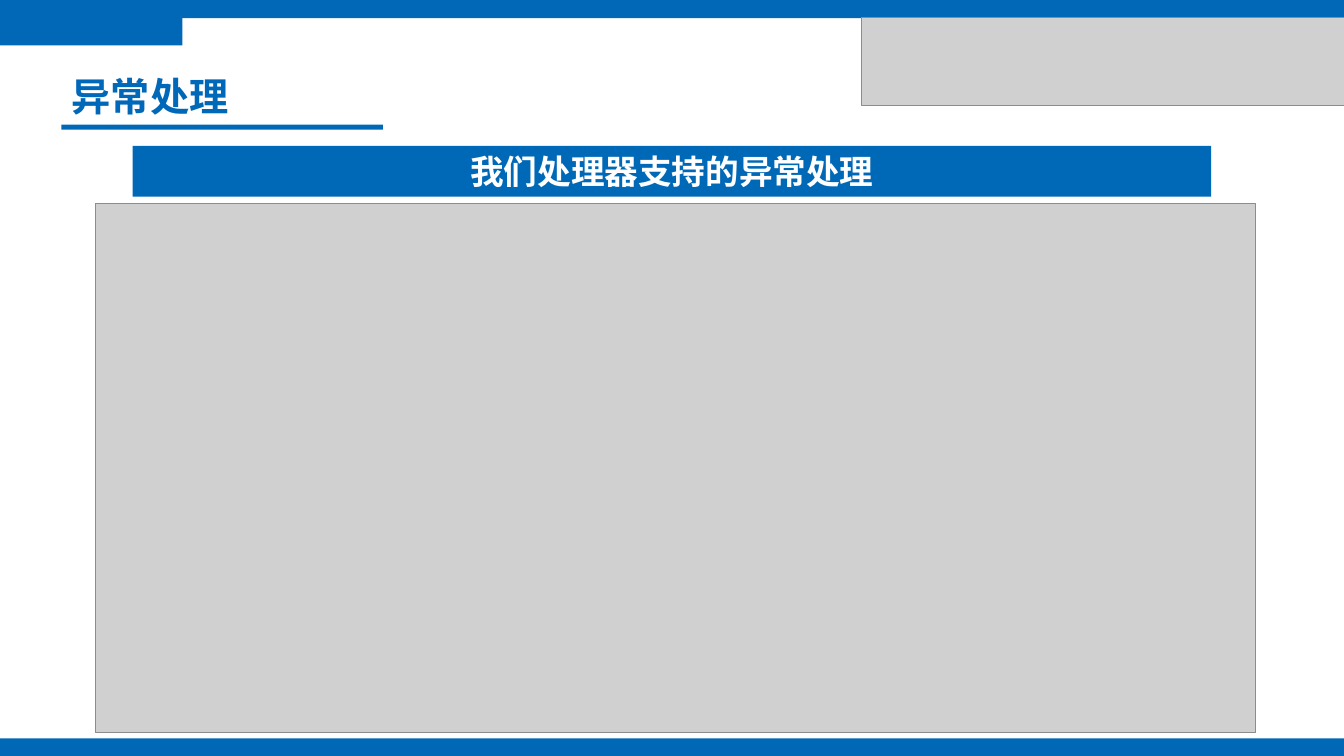
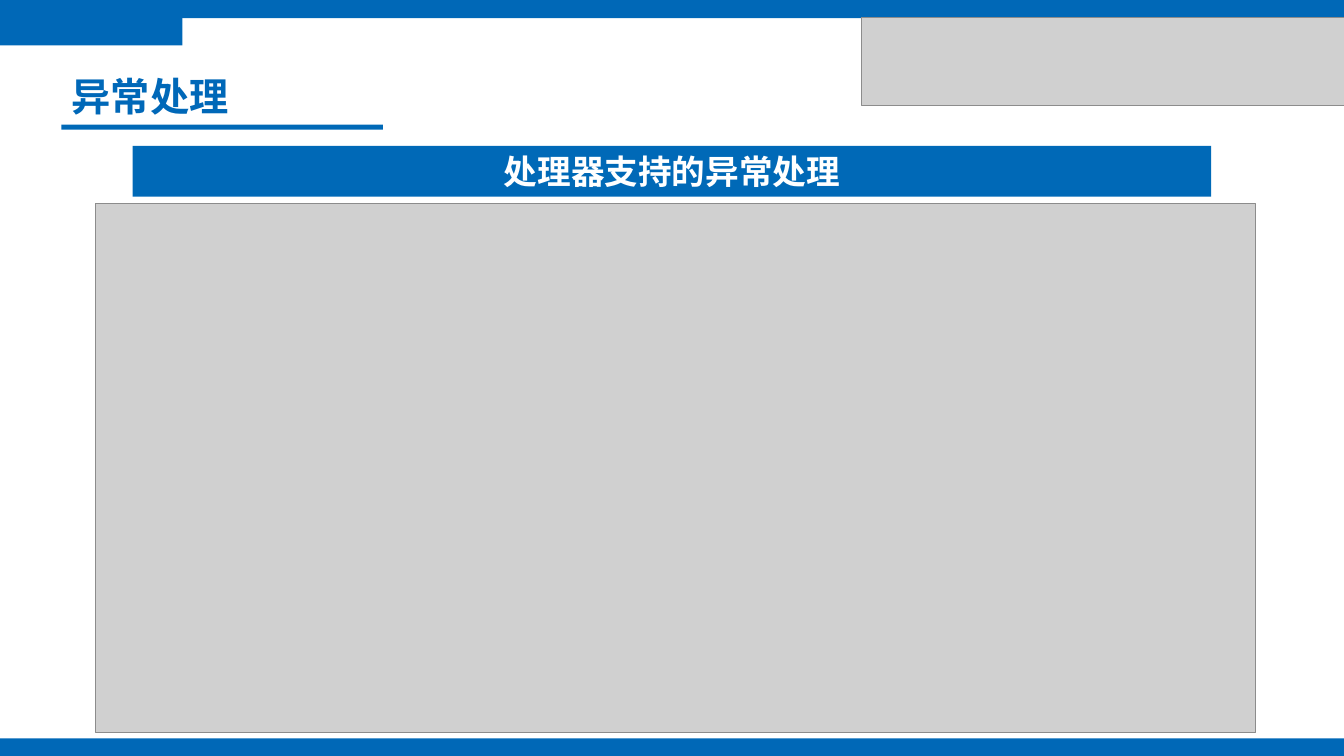
Before and after one commit to KuangjuX-Archived/SimpleMIPS, a slide deck: slide 14 of report/14组-体系结构答辩.pptx. Drawn at 1344x756 pixels with LibreOffice and Linux fonts; fonts in the diff are those of the drawing; grey boxes stand for pictures. Boxes give left, top, right and bottom in pixels: in the first picture for what was removed or moved away, otherwise in the second. Text is boxed around its words. In the diff, an @@ line names an element or a change of style, - is before the commit and + after.

```diff
--- a/report/14组-体系结构答辩.pptx
+++ b/report/14组-体系结构答辩.pptx
@@ text in rectangle at [504,155,840,187]: text changed @@
-我们处理器支持的异常处理
+处理器支持的异常处理
```
Also in this commit, not shown: 7 other slides changed, 1 slide added, 1 slide removed.
